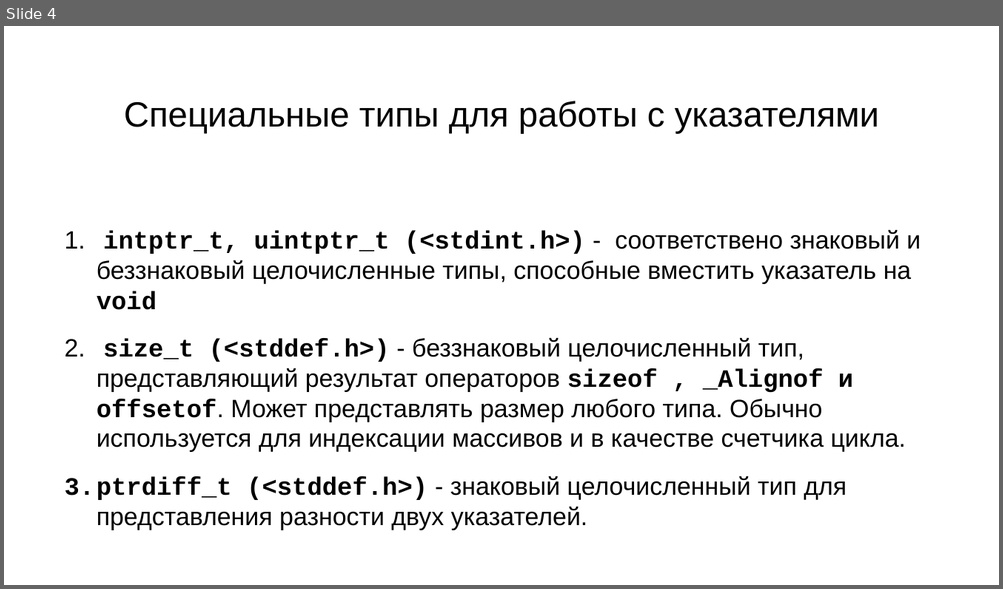
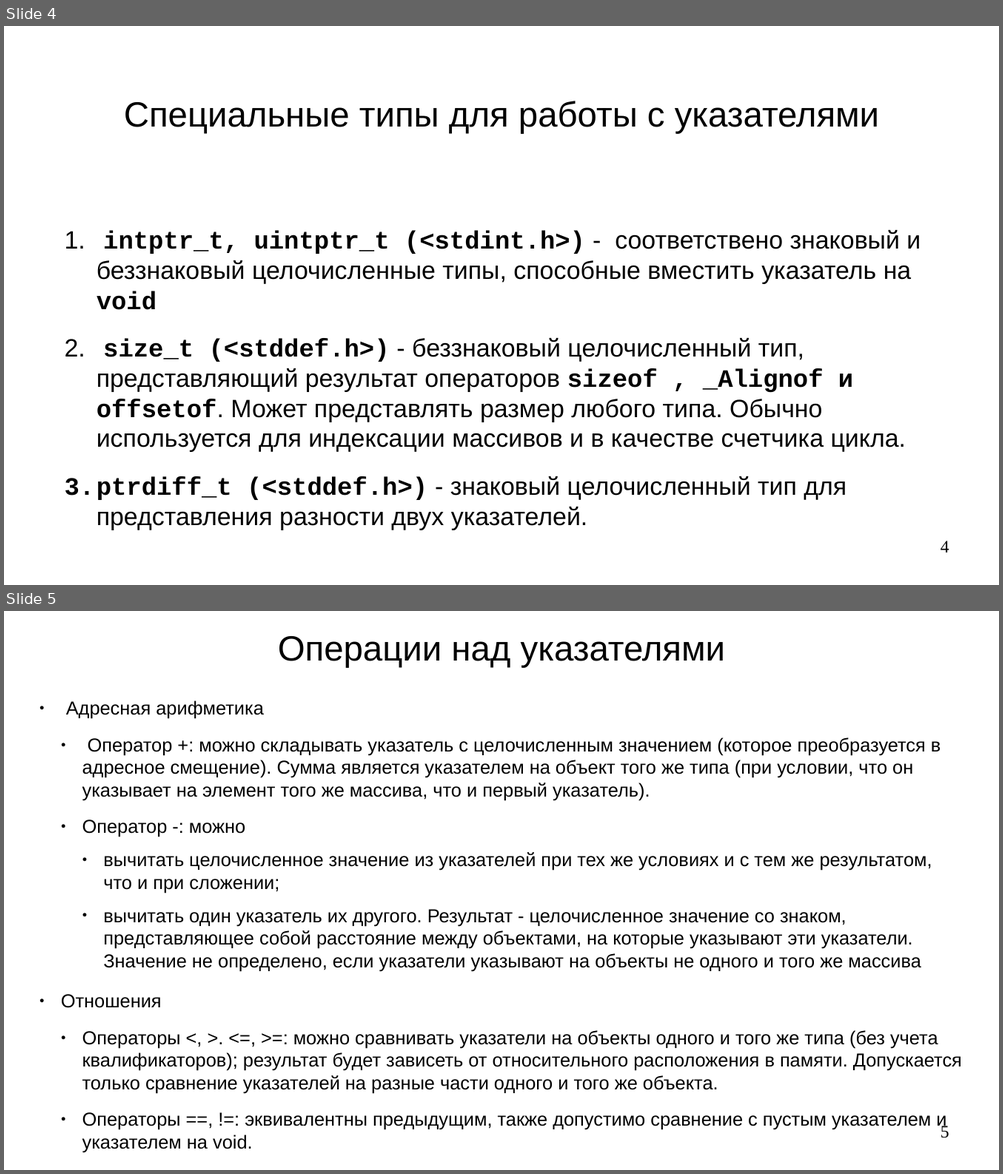
Before and after one commit to steelcraft/stud-lab, a slide deck: Лекции/CBCP01#L6.odp. Shown one above the other, each under a label of ours: slide 4 before the commit, slides 4 and 5 after it. The pictures are 1003x589 and 1003x1174 pixels, drawn with LibreOffice and Linux fonts; fonts in the diff are those of the drawing. Boxes give left, top, right and bottom in pixels: in the first picture for what was removed or moved away, otherwise in the second. Text is boxed around its words. In the diff, an @@ line names an element or a change of style, - is before the commit and + after.

```diff
--- a/Лекции/CBCP01#L6.odp
+++ b/Лекции/CBCP01#L6.odp
@@ slide 5 added at <box>4,611,999,1170</box>, background #FFFFFF @@
@@ title added at <box>278,636,725,668</box>, 28 pt, text #000000 @@
+Операции над указателями
@@ text added at <box>61,701,962,1153</box>, 15 pt, text #000000 @@
+● Адресная арифметика
+  ● Оператор +: можно складывать указатель с целочисленным значением (которое преобразуется в адресное смещение). Сумма является указателем на объект того же типа (при условии, что он указывает на элемент того же массива, что и первый указатель).
+  ● Оператор -: можно
+    ● вычитать целочисленное значение из указателей при тех же условиях и с тем же результатом, что и при сложении;
+    ● вычитать один указатель их другого. Результат - целочисленное значение со знаком, представляющее собой расстояние между объектами, на которые указывают эти указатели. Значение не определено, если указатели указывают на объекты не одного и того же массива
+● Отношения
+  ● Операторы <, >. <=, >=: можно сравнивать указатели на объекты одного и того же типа (без учета квалификаторов); результат будет зависеть от относительного расположения в памяти. Допускается только сравнение указателей на разные части одного и того же объекта.
+  ● Операторы ==, !=: эквивалентны предыдущим, также допустимо сравнение с пустым указателем и указателем на void.
@@ page number added at <box>940,1124,949,1139</box>, 14 pt, text #000000 @@
+5
@@ slide 4 changed as well @@
@@ page number added at <box>940,541,949,553</box>, 14 pt, text #000000 @@
+4
```
Also in this commit, not shown: 3 other slides changed, 6 other slides added, 10 slides removed.
